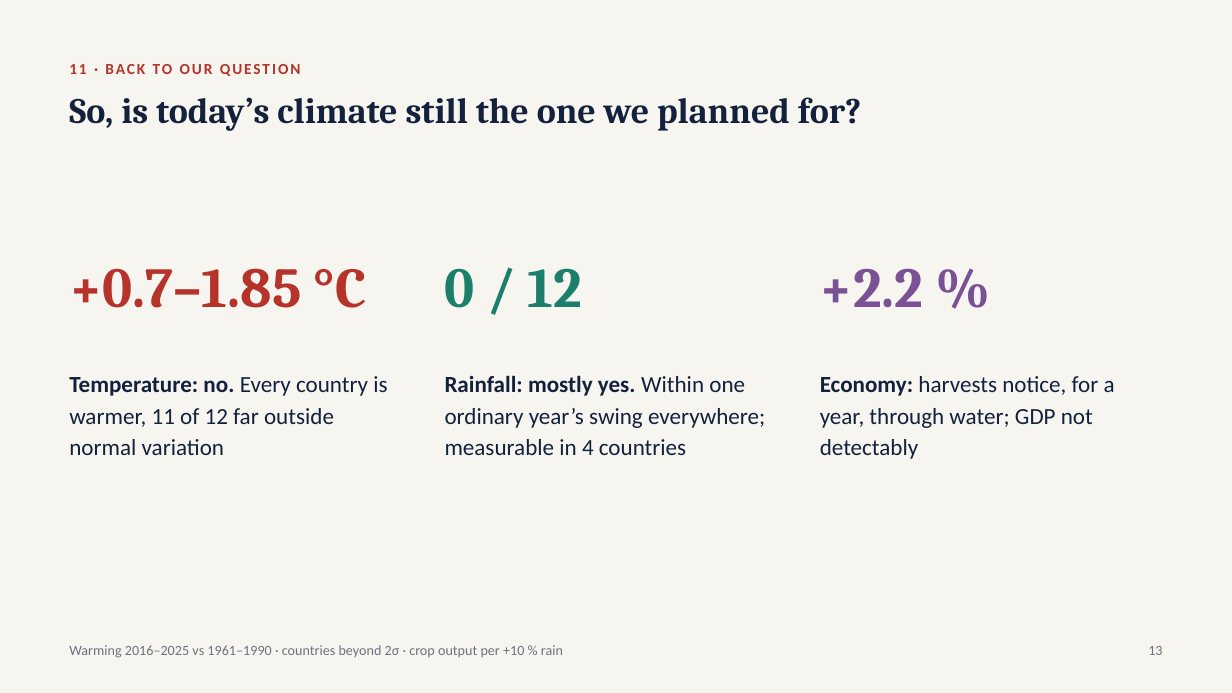
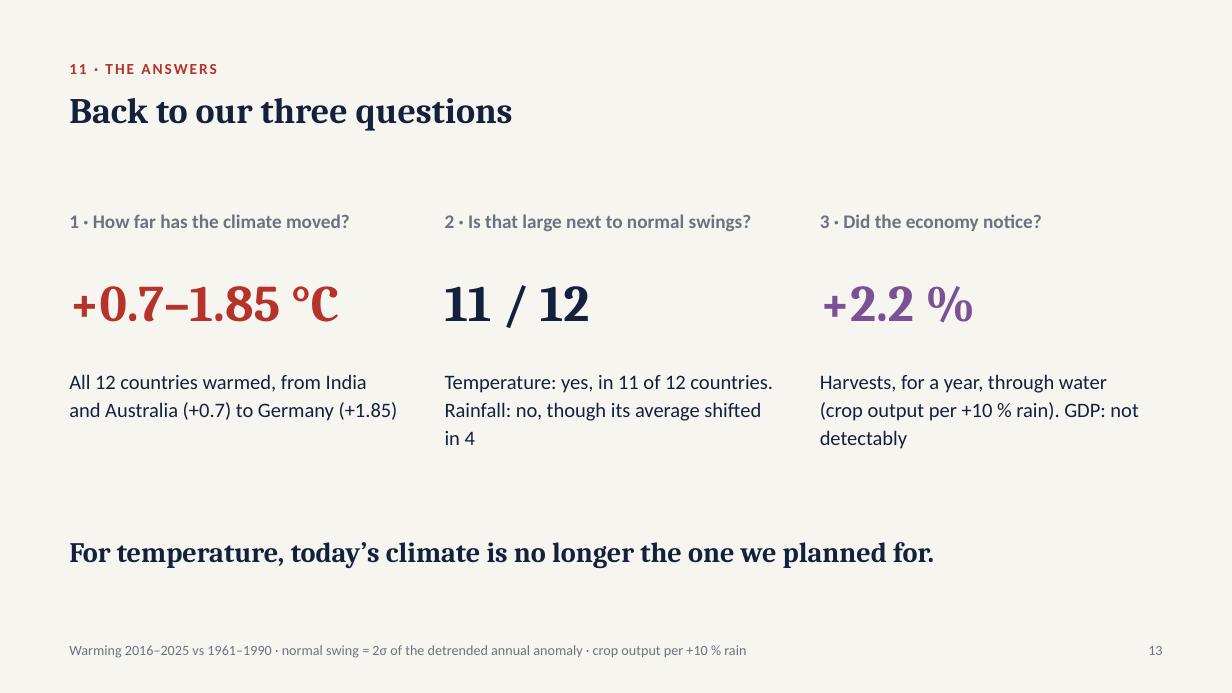
Before and after one commit to Polluxgnr/Environemental-economics-, a slide deck: slide 13 of presentation/Track1_presentation.pptx. Drawn at 1232x693 pixels with LibreOffice and Linux fonts; fonts in the diff are those of the drawing. Boxes give left, top, right and bottom in pixels: in the first picture for what was removed or moved away, otherwise in the second. Text is boxed around its words. In the diff, an @@ line names an element or a change of style, - is before the commit and + after.

```diff
--- a/presentation/Track1_presentation.pptx
+++ b/presentation/Track1_presentation.pptx
@@ text at (69, 64, 216, 74): text changed @@
-11 · BACK TO OUR QUESTION
+11 · THE ANSWERS
@@ text at (69, 98, 513, 131): text changed @@
-So, is today’s climate still the one we planned for?
+Back to our three questions
@@ text added at (69, 214, 350, 228), 15 pt, text #6B7280, bold @@
+1 · How far has the climate moved?
@@ text added at (445, 214, 752, 231), 15 pt, text #6B7280, bold @@
+2 · Is that large next to normal swings?
@@ text added at (820, 214, 1042, 231), 15 pt, text #6B7280, bold @@
+3 · Did the economy notice?
@@ text "+0.7–1.85 °C": place and size @@
-text "+0.7–1.85 °C" at (69, 268, 366, 308)
+text "+0.7–1.85 °C" at (69, 286, 339, 322)
@@ text "+0.7–1.85 °C" at (69, 286, 339, 322): size 44 to 40 pt @@
@@ text at (445, 286, 590, 321): text changed; size 44 to 40 pt; text colour #1B7F6B to #14213D @@
-0 / 12
+11 / 12
@@ text "+2.2 %" at (820, 286, 914, 321): size 44 to 40 pt @@
@@ text "+2.2 %": place and size @@
-text "+2.2 %" at (820, 268, 924, 307)
+text "+2.2 %" at (820, 286, 914, 321)
@@ text removed at (69, 376, 387, 455) @@
-Temperature: no. Every country is warmer, 11 of 12 far outside normal variation
@@ text added at (69, 374, 398, 421), 16 pt, text #14213D @@
+All 12 countries warmed, from India and Australia (+0.7) to Germany (+1.85)
@@ text at (445, 375, 773, 445): text changed; size 18 to 16 pt @@
-Rainfall: mostly yes. Within one ordinary year’s swing everywhere; measurable in 4 countries
+Temperature: yes, in 11 of 12 countries. Rainfall: no, though its average shifted in 4
@@ text at (820, 374, 1138, 449): text changed; size 18 to 16 pt @@
-Economy: harvests notice, for a year, through water; GDP not detectably
+Harvests, for a year, through water (crop output per +10 % rain). GDP: not detectably
@@ text added at (69, 542, 934, 568), 22 pt, text #14213D, bold @@
+For temperature, today’s climate is no longer the one we planned for.
@@ text at (69, 645, 746, 658): text changed @@
-Warming 2016–2025 vs 1961–1990 · countries beyond 2σ · crop output per +10 % rain
+Warming 2016–2025 vs 1961–1990 · normal swing = 2σ of the detrended annual anomaly · crop output per +10 % rain
```
Also in this commit, not shown: 8 other slides changed, 8 other files.
